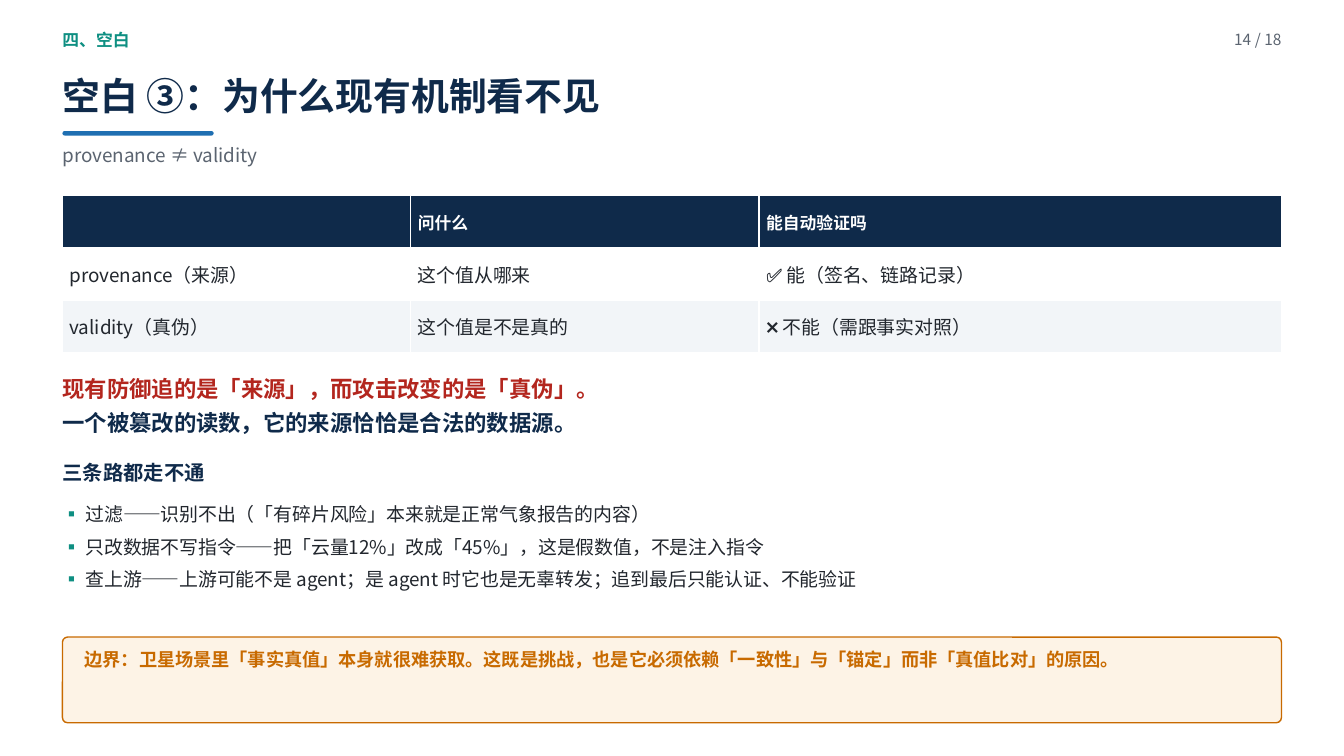
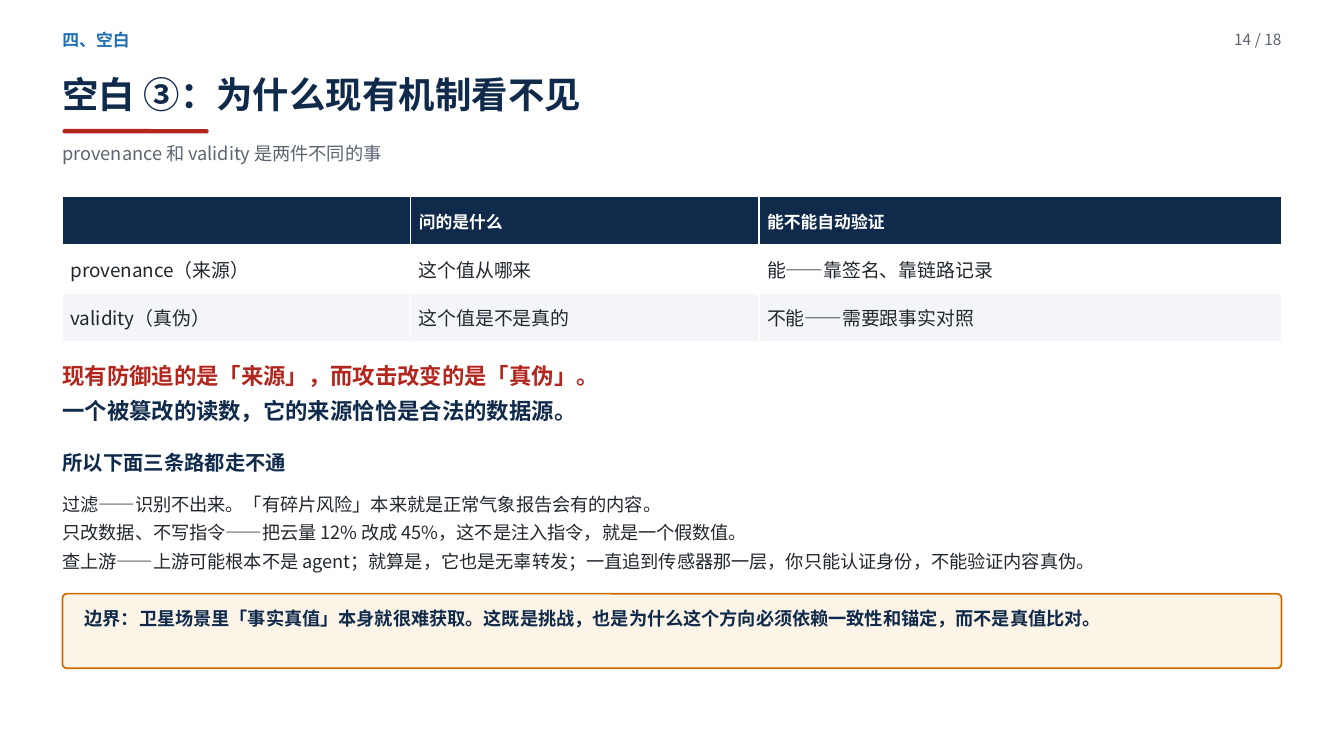
Before and after one commit to yiiiiiii1/multi-agent-remote-sensing, a slide deck: slide 14 of 阶段2-卫星多智能体防御/presentations/新方向调研汇报.pptx. Drawn at 1344x756 pixels with LibreOffice and Linux fonts; fonts in the diff are those of the drawing. Boxes give left, top, right and bottom in pixels: in the first picture for what was removed or moved away, otherwise in the second. Text is boxed around its words. In the diff, an @@ line names an element or a change of style, - is before the commit and + after.

Commit message:
PPT 重做：统一语义配色（NAVY/TEAL/CRIMSON/BLUE/AMBER 五色规则）、修复 P8 表格与KPI重叠、全篇留白调平、文案改成完整短句

```diff
--- a/阶段2-卫星多智能体防御/presentations/新方向调研汇报.pptx
+++ b/阶段2-卫星多智能体防御/presentations/新方向调研汇报.pptx
@@ text "四、空白" at bbox=[62, 31, 129, 48]: text colour #0E8F82 to #1F6FB2 @@
@@ text "空白 ③：为什么现有机制看不见" at bbox=[62, 77, 581, 112]: size 27 to 26 pt @@
@@ text at bbox=[62, 145, 381, 164]: text changed; size 13.5 to 13 pt @@
-provenance ≠ validity
+provenance 和 validity 是两件不同的事
@@ rounded rectangle: place and size @@
-rounded rectangle at bbox=[63, 131, 214, 135]
+rounded rectangle at bbox=[63, 129, 209, 133]
@@ rounded rectangle at bbox=[63, 129, 209, 133]: fill #1F6FB2 to #B3261E @@
@@ table at bbox=[63, 197, 1282, 342] @@
-row 1, column 2: 问什么
+row 1, column 2: 问的是什么
-row 1, column 3: 能自动验证吗
+row 1, column 3: 能不能自动验证
-row 2, column 3: ✅ 能（签名、链路记录）
+row 2, column 3: 能——靠签名、靠链路记录
-row 3, column 3: ❌ 不能（需跟事实对照）
+row 3, column 3: 不能——需要跟事实对照
@@ fill #F2F5F8 to #F3F5F8 in row 3 @@
@@ text "现有防御追的是「来源」，而攻击改变的是「真伪」。": place and size @@
-text "现有防御追的是「来源」，而攻击改变的是「真伪」。" at bbox=[62, 378, 598, 434]
+text "现有防御追的是「来源」，而攻击改变的是「真伪」。" at bbox=[62, 365, 598, 422]
@@ text at bbox=[62, 399, 576, 422]: more space between paragraphs @@
@@ text at bbox=[62, 452, 286, 472]: text changed @@
-三条路都走不通
+所以下面三条路都走不通
@@ text at bbox=[62, 495, 1094, 573]: text changed; size 13.5 to 13 pt @@
-▪ 过滤——识别不出（「有碎片风险」本来就是正常气象报告的内容）
-▪ 只改数据不写指令——把「云量12%」改成「45%」，这是假数值，不是注入指令
-▪ 查上游——上游可能不是 agent；是 agent 时它也是无辜转发；追到最后只能认证、不能验证
+过滤——识别不出来。「有碎片风险」本来就是正常气象报告会有的内容。
+只改数据、不写指令——把云量 12% 改成 45%，这不是注入指令，就是一个假数值。
+查上游——上游可能根本不是 agent；就算是，它也是无辜转发；一直追到传感器那一层，你只能认证身份，不能验证内容真伪。
@@ rounded rectangle: place and size @@
-rounded rectangle at bbox=[63, 637, 1281, 723]
+rounded rectangle at bbox=[63, 594, 1281, 668]
@@ rounded rectangle at bbox=[63, 594, 1281, 668]: fill #FDF3E6 to #FDF4E8; outline #C86A00 1 pt to #C86A00 1.2 pt @@
@@ text at bbox=[85, 609, 1101, 628]: text changed; text colour #C86A00 to #0F2A4A @@
-边界：卫星场景里「事实真值」本身就很难获取。这既是挑战，也是它必须依赖「一致性」与「锚定」而非「真值比对」的原因。
+边界：卫星场景里「事实真值」本身就很难获取。这既是挑战，也是为什么这个方向必须依赖一致性和锚定，而不是真值比对。
```
Also in this commit, not shown: 17 other slides changed, 1 other file.
